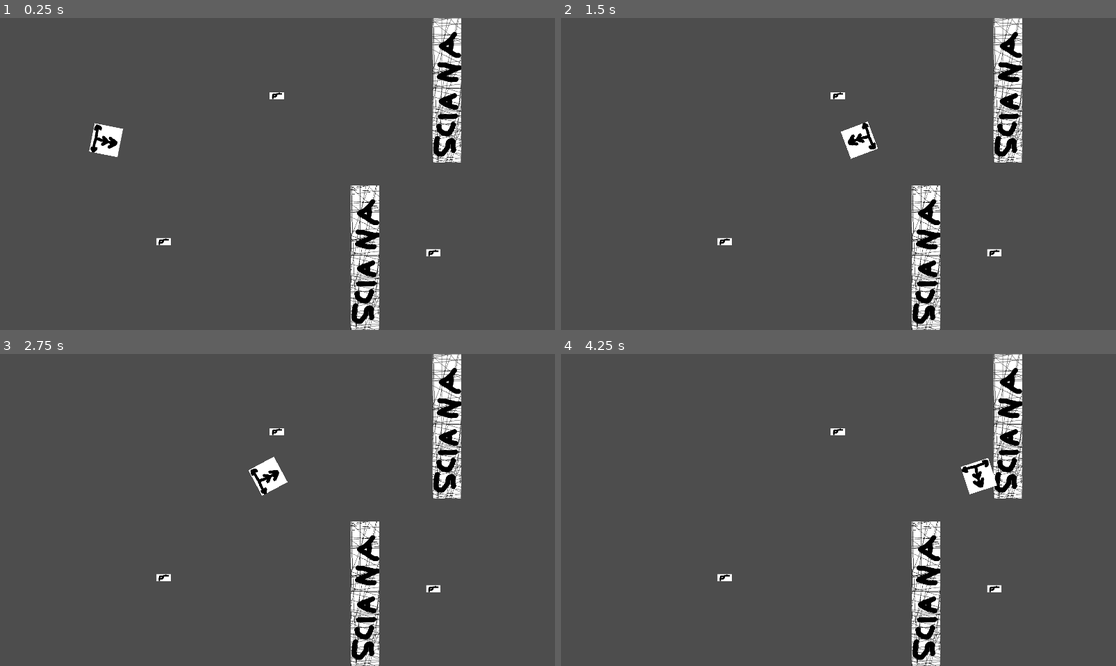
Above: before the commit, frames 1-4 (two rows, left to right).
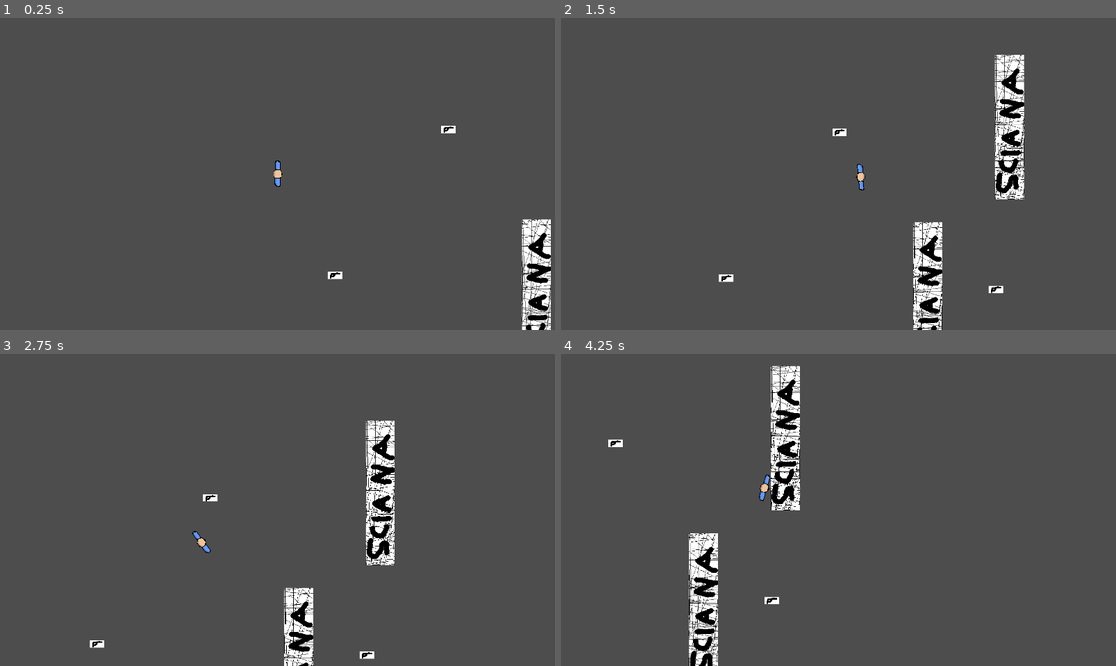
Above: after the commit, the same moments.

Repository: Marcelunio/Infernal_Night
Game: Godot game, scene res://Scenes/world.tscn
Same seed, same stepped clock (60 frames per second), same inputs: the game is played once before the commit and once after it.
Inputs (mouse positions are in pixels of both pictures, inside the frame that each line leads up to):
- Up to frame 1 (0.25 s): no input
- Up to frame 2 (1.5 s): tap Enter (ui_accept) at 0.5, 0.77 s; move the mouse to (960, 158) at 0.52 s; hold Shift (control_camera, bound only after the commit) 0.53-1.28 s; hold D (move_right) from 0.53 s (still down); move the mouse to (727, 189) at 1.27 s; click (727, 189) at 1.35 s
- Up to frame 3 (2.75 s): tap Enter (ui_accept) at 1.52 s; tap Shift (control_camera, bound only after the commit) at 1.55 s; move the mouse to (333, 441) at 2.02 s; release D (move_right) at 2.03 s; hold A (move_left) from 2.03 s (still down); hold Shift (control_camera, bound only after the commit) from 2.03 s (still down); right-click (333, 441) at 2.1 s
- Up to frame 4 (4.25 s): move the mouse to (810, 572) at 2.77 s; release A (move_left) at 2.78 s; release Shift (control_camera, bound only after the commit) at 2.78 s; hold D (move_right) from 2.78 s (still down); tap Shift (control_camera, bound only after the commit) at 2.85 s; tap Enter (ui_accept) at 3.02, 3.77 s; move the mouse to (1005, 556) at 3.52 s; hold Shift (control_camera, bound only after the commit) from 3.53 s (still down)

The runs differ from the first frame. In frame 1, 7.1% of the frame differs, in the area x 16-100%, y 0-100%; in frame 2, 5.4%; in frame 3, 8.5%; in frame 4, 9.8%, in the area x 8-84%, y 0-100%.

Commit message:
Sorted assets, animated the player camera follows player, camera can be moved with shift

Diff:
--- a/Scenes/WeaponPickup.tscn
+++ b/Scenes/WeaponPickup.tscn
@@ -1,7 +1,7 @@
 [gd_scene load_steps=5 format=3 uid="uid://t7ktbcl5debv"]
 
 [ext_resource type="Script" uid="uid://1sve1s3by3ie" path="res://Source/WeaponPickup.gd" id="1_osvus"]
-[ext_resource type="Texture2D" uid="uid://cjca5o08q75c7" path="res://Assets/gun.png" id="2_kfb1x"]
+[ext_resource type="Texture2D" uid="uid://cjca5o08q75c7" path="res://Assets/Guns/gun.png" id="2_kfb1x"]
 
 [sub_resource type="RectangleShape2D" id="RectangleShape2D_gn8yl"]
 size = Vector2(50, 25)
--- a/Scenes/bullet.tscn
+++ b/Scenes/bullet.tscn
@@ -1,7 +1,7 @@
 [gd_scene load_steps=4 format=3 uid="uid://bx08mqdd7o8ih"]
 
 [ext_resource type="Script" uid="uid://bskud63qk2703" path="res://Source/bullet.gd" id="1_v8qja"]
-[ext_resource type="Texture2D" uid="uid://fd0nh1kau1m7" path="res://Assets/bullet.png" id="2_t4vbm"]
+[ext_resource type="Texture2D" uid="uid://fd0nh1kau1m7" path="res://Assets/Guns/bullets/bullet.png" id="2_t4vbm"]
 
 [sub_resource type="RectangleShape2D" id="RectangleShape2D_2b2rl"]
 size = Vector2(4, 10)
--- a/Scenes/character2D.tscn
+++ b/Scenes/character2D.tscn
@@ -1,19 +1,62 @@
-[gd_scene load_steps=4 format=3 uid="uid://dn2dpf0haseiq"]
+[gd_scene load_steps=9 format=3 uid="uid://dn2dpf0haseiq"]
 
 [ext_resource type="Script" uid="uid://c705e1fe7v6id" path="res://Source/player.gd" id="1_2cyhl"]
-[ext_resource type="Texture2D" uid="uid://bueu1fbuarpxm" path="res://Assets/playerTEMP.png" id="2_eaijf"]
+[ext_resource type="Texture2D" uid="uid://dh43mit11c2u4" path="res://Assets/Player/ziutek.png" id="2_q2x60"]
 
-[sub_resource type="CircleShape2D" id="CircleShape2D_2cyhl"]
-radius = 50.24938
+[sub_resource type="CircleShape2D" id="CircleShape2D_q2x60"]
+radius = 22.84
+
+[sub_resource type="AtlasTexture" id="AtlasTexture_penu4"]
+atlas = ExtResource("2_q2x60")
+region = Rect2(0, 0, 43, 21)
+
+[sub_resource type="AtlasTexture" id="AtlasTexture_fnj8c"]
+atlas = ExtResource("2_q2x60")
+region = Rect2(43, 0, 43, 21)
+
+[sub_resource type="AtlasTexture" id="AtlasTexture_w1jjy"]
+atlas = ExtResource("2_q2x60")
+region = Rect2(86, 0, 43, 21)
+
+[sub_resource type="AtlasTexture" id="AtlasTexture_ulbab"]
+atlas = ExtResource("2_q2x60")
+region = Rect2(129, 0, 43, 21)
+
+[sub_resource type="SpriteFrames" id="SpriteFrames_dd3p8"]
+animations = [{
+"frames": [{
+"duration": 1.0,
+"texture": SubResource("AtlasTexture_penu4")
+}, {
+"duration": 1.0,
+"texture": SubResource("AtlasTexture_fnj8c")
+}, {
+"duration": 1.0,
+"texture": SubResource("AtlasTexture_w1jjy")
+}, {
+"duration": 1.0,
+"texture": SubResource("AtlasTexture_ulbab")
+}],
+"loop": true,
+"name": &"default",
+"speed": 5.0
+}]
 
 [node name="CharacterBody2D" type="CharacterBody2D" groups=["player"]]
-position = Vector2(624, 347)
+position = Vector2(649, 388)
 collision_mask = 18
 script = ExtResource("1_2cyhl")
 metadata/_edit_group_ = true
 
-[node name="Sprite2D" type="Sprite2D" parent="."]
-texture = ExtResource("2_eaijf")
+[node name="CollisionShape2D" type="CollisionShape2D" parent="."]
+shape = SubResource("CircleShape2D_q2x60")
 
-[node name="CollisionShape2D" type="CollisionShape2D" parent="."]
-shape = SubResource("CircleShape2D_2cyhl")
+[node name="AnimatedSprite2D" type="AnimatedSprite2D" parent="."]
+z_index = 1
+scale = Vector2(2.1904776, 2.1904774)
+sprite_frames = SubResource("SpriteFrames_dd3p8")
+frame = 2
+frame_progress = 0.20617694
+
+[node name="Camera2D" type="Camera2D" parent="."]
+position_smoothing_enabled = true
--- a/Scenes/wall.tscn
+++ b/Scenes/wall.tscn
@@ -1,6 +1,6 @@
 [gd_scene load_steps=4 format=3 uid="uid://2odic1m47nva"]
 
-[ext_resource type="Texture2D" uid="uid://cicu8agirusgc" path="res://Assets/wall.png" id="1_xxgf6"]
+[ext_resource type="Texture2D" uid="uid://cicu8agirusgc" path="res://Assets/Stage_placeholder/wall.png" id="1_xxgf6"]
 [ext_resource type="Script" uid="uid://cg1y0sqxigep2" path="res://Source/wall.gd" id="1_y4f30"]
 
 [sub_resource type="RectangleShape2D" id="RectangleShape2D_y4f30"]
--- a/Source/WeaponPickup.gd
+++ b/Source/WeaponPickup.gd
@@ -47,7 +47,6 @@
 		hide()
 		set_collision_layer_value(1, false)
 		set_collision_mask_value(1, false)
-
 		# Przenieś broń jako dziecko gracza
 		var parent = get_parent()
 		parent.remove_child(self)
--- a/Source/player.gd
+++ b/Source/player.gd
@@ -1,7 +1,10 @@
 extends CharacterBody2D
 
 @export var speed: float = 700
+@export var camera_speed: float =4
 var current_weapon: Node = null
+var camera_direction: Vector2 =Vector2.ZERO
+var camera_offset_limit: float =0.5
 
 func _physics_process(delta):
 	var input_dir = Vector2.ZERO
@@ -16,13 +19,16 @@
 
 	if input_dir != Vector2.ZERO:
 		input_dir = input_dir.normalized()
+		$AnimatedSprite2D.play()
+	else:
+		$AnimatedSprite2D.stop()
 
 	velocity = input_dir * speed
 	move_and_slide()
 
 	# Obrót w stronę kursora
 	var direction = get_global_mouse_position() - global_position
-	rotation = direction.angle() + deg_to_rad(90)
+	rotation = direction.angle() + 0.5*PI
 
 	# Strzały
 	if Input.is_action_just_pressed("shoot"):
@@ -39,6 +45,14 @@
 		else:
 			print("Nie masz broni do wyrzucenia")
 
+
+
+	if  Input.is_action_pressed("control_camera"):
+		camera_direction=lerp(camera_direction,(direction-$Camera2D.get_offset())*camera_offset_limit*$Camera2D.zoom,camera_speed*delta)
+		$Camera2D.set_offset(camera_direction)
+	else:
+		camera_direction=lerp(camera_direction,Vector2.ZERO,camera_speed*delta)
+		$Camera2D.set_offset(camera_direction)
 func get_player_occupied():
 	if current_weapon != null:
 		return true
--- a/project.godot
+++ b/project.godot
@@ -10,7 +10,7 @@
 
 [application]
 
-config/name="002-awsd"
+config/name="Infernal Night"
 run/main_scene="uid://b865bu8xw64sy"
 config/features=PackedStringArray("4.5", "Forward Plus")
 config/icon="res://Assets/icon.svg"
@@ -61,3 +61,12 @@
 "events": [Object(InputEventMouseButton,"resource_local_to_scene":false,"resource_name":"","device":-1,"window_id":0,"a …(259 unchanged characters)…
 ]
 }
+control_camera={
+"deadzone": 0.2,
+"events": [Object(InputEventKey,"resource_local_to_scene":false,"resource_name":"","device":-1,"window_id":0,"alt_pressed":false,"shift_pressed":false,"ctrl_pressed":false,"meta_pressed":false,"pressed":false,"keycode":4194325,"physical_keycode":0,"key_label":0,"unicode":0,"location":0,"echo":false,"script":null)
+]
+}
+
+[rendering]
+
+textures/canvas_textures/default_texture_filter=0
Renamed: Assets/bullet.png -> Assets/Guns/bullets/bullet.png
Not shown, added: Assets/Guns/bullets/bullet.png.import
Renamed: Assets/gun.png -> Assets/Guns/gun.png
Not shown, changed: Assets/Guns/gun.png.import
Renamed: Assets/playerTEMP.png -> Assets/Player/playerTEMP.png
Not shown, changed: Assets/Player/playerTEMP.png.import
Binary file added: Assets/Player/ziutek.png
Not shown, changed: Assets/Player/ziutek.png.import
Not shown, changed: Assets/Player/ziutek_body.png.import
Not shown, added: Assets/Player/ziutek_nogi.png.import
Renamed: Assets/wall.png -> Assets/Stage_placeholder/wall.png
Not shown, added: Assets/Stage_placeholder/wall.png.import
